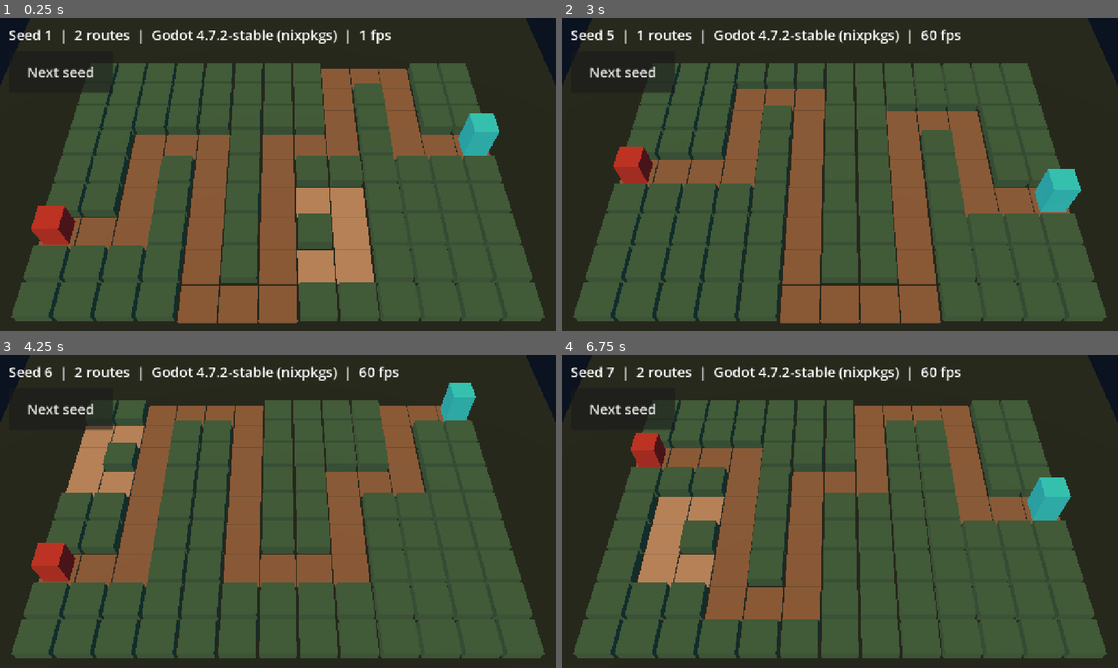
Above: before the commit, frames 1-4 (two rows, left to right).
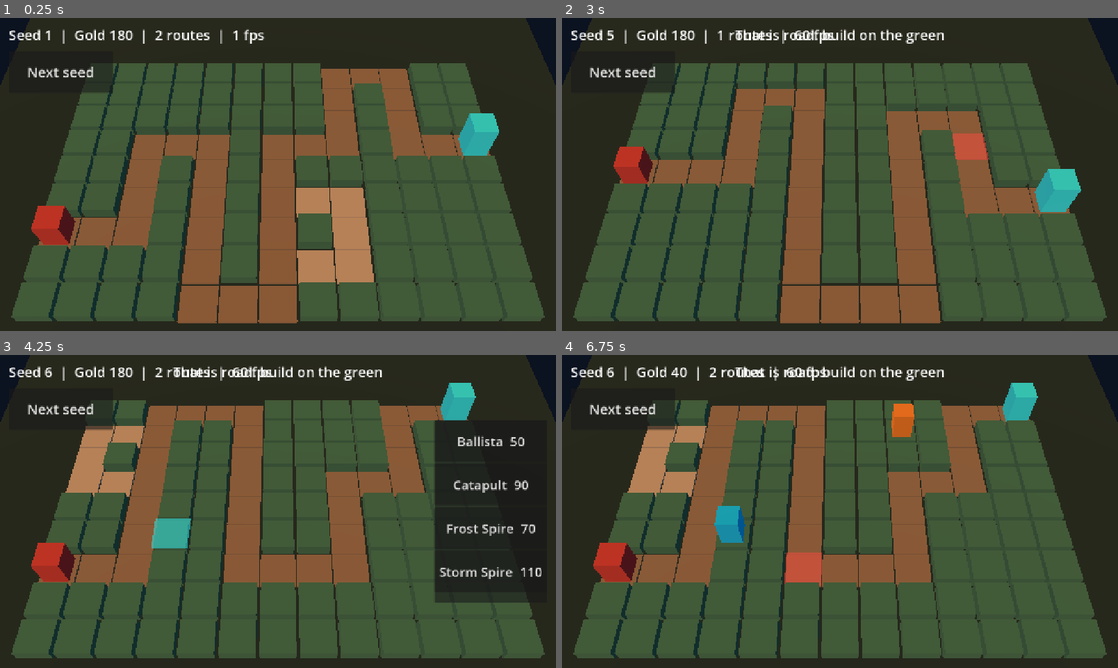
Above: after the commit, the same moments.

Repository: juanpalopez/psychic-bassoon
Game: Godot game, scene res://main.tscn
The game is run twice, just before and just after one commit, with the same random seed, the same clock (stepped at 60 frames per second) and the same inputs.
Inputs (mouse positions are in pixels of both pictures, inside the frame that each line leads up to):
- Up to frame 1 (0.25 s): no input
- Up to frame 2 (3 s): click "Next seed" at 0.5 s; click "Next seed" at 1.25 s; click "Next seed" at 2 s; tap Enter at 2.75 s; move the mouse to (962, 158) at 2.77 s; hold Shift from 2.78 s (still down); click (962, 158) at 2.92 s
- Up to frame 3 (4.25 s): release Shift at 3.5 s; tap Space at 3.5 s; drag from (166, 527) to (250, 574) at 3.52 s
- Up to frame 4 (6.75 s): click (1051, 442) at 4.25 s, where only the run after the commit has a clickable "Ballista 50"; move the mouse to (895, 442) at 5.02 s; tap Ctrl at 5.1 s; click (895, 442) at 5.17 s; click (1051, 483) at 5.75 s, where only the run after the commit has a clickable "Catapult 90"; tap Enter at 6.5 s; drag from (812, 574) to (673, 464) at 6.52 s

The runs differ from the first frame. In frame 1, 1.0% of the frame differs, in the area x 13-71%, y 3-9%; in frame 2, 1.7%; in frame 3, 8.9%; in frame 4, 26%, in the area x 5-92%, y 3-86%.

Commit message:
feat(render): tap a cell, highlight it and build a tower
A ray from the camera onto the ground picks the cell (BoardSpace
world_to_cell and ground_hit, CellPicker), a highlight marks it, and a
free plot opens a build menu with one button per tower. Choosing sends
Command.build through Game.submit; the game ticks at 30 Hz through the
clock, towers show as greybox markers, gold shows on screen, and a
refused command shows its reason.

Refs #160

Co-Authored-By: Claude Sonnet 5.5 <noreply@anthropic.com>

Diff:
--- a/godot/main.gd
+++ b/godot/main.gd
@@ -1,35 +1,124 @@
-## The greybox scene (Phase 5, step A1): the real map on flat tiles.
+## The greybox scene (Phase 5, steps A1 and A2): the real map, and building on it.
 ##
-## Tap "Next seed" to look at another map; on the web, open the page with
-## `?seed=42` to start on a given seed. It only reads the map: no game logic
-## lives here, and render code never touches the sim's state.
+## It owns one game (`Game.create`), ticks it at 30 Hz through the clock, turns a
+## tap into a board cell, and sends build commands with `Game.submit`. It only
+## reads the game's state and its events; it never changes them directly.
+##
+## Tap "Next seed" to look at another map (a new game); on the web, open the
+## page with `?seed=42` to start on a given seed.
 extends Node3D
 
+const MESSAGE_SECONDS := 2.0
+const FREE_COLOUR := Color(0.2, 0.9, 0.9, 0.55)
+const BLOCKED_COLOUR := Color(0.95, 0.3, 0.25, 0.55)
+const GAME_SPEED := 1
+
+var _game: GameState
+var _clock := Clock.new()
+var _selected := BoardSpace.NO_CELL
+var _message_left := 0.0
+
 @onready var _board: Board = $Board
+@onready var _camera: Camera3D = ($CameraRig as CameraRig).camera()
+@onready var _highlight: CellHighlight = $Highlight
+@onready var _towers: TowersView = $Towers
 @onready var _info: Label = $Hud/Info
+@onready var _message: Label = $Hud/Message
+@onready var _menu: BuildMenu = $Hud/BuildMenu
 @onready var _next_seed: Button = $Hud/NextSeed
 
 
 func _ready() -> void:
 	var from_url: Variant = _seed_from_url()
-	if from_url is int:
-		_board.map_seed = from_url
-	_next_seed.pressed.connect(func() -> void: _board.map_seed += 1)
+	_start(from_url if from_url is int else _board.map_seed)
+	_next_seed.pressed.connect(func() -> void: _start(_game.seed + 1))
+	_menu.tower_chosen.connect(_on_tower_chosen)
 	# the browser smoke test waits for this flag
 	if OS.has_feature("web"):
 		JavaScriptBridge.eval("window.scraplineReady = true")
 
 
-func _process(_delta: float) -> void:
+func _process(delta: float) -> void:
+	Frame.step(_game, _clock, delta, GAME_SPEED, Callable(), _after_tick)
+	_towers.sync(_game.towers)
+	_menu.set_gold(_game.gold)
+	_message_left = maxf(0.0, _message_left - delta)
+	_message.visible = _message_left > 0.0
 	_info.text = (
-		"Seed %d  |  %d routes  |  Godot %s  |  %d fps"
-		% [
-			_board.map_seed,
-			_board.map.routes.size(),
-			Engine.get_version_info().string,
-			Engine.get_frames_per_second(),
-		]
+		"Seed %d  |  Gold %d  |  %d routes  |  %d fps"
+		% [_game.seed, _game.gold, _game.map.routes.size(), Engine.get_frames_per_second()]
 	)
+
+
+func _unhandled_input(event: InputEvent) -> void:
+	if event is InputEventMouseButton and event.pressed and event.button_index == MOUSE_BUTTON_LEFT:
+		select_cell(CellPicker.cell_at(_camera, event.position))
+
+
+## The game being played (read it; change it only with commands).
+func game() -> GameState:
+	return _game
+
+
+## The selected cell, or `BoardSpace.NO_CELL`.
+func selected_cell() -> Vector2i:
+	return _selected
+
+
+## Selects a cell: highlights it and, for a free plot, opens the build menu.
+## `BoardSpace.NO_CELL` clears the selection.
+func select_cell(cell: Vector2i) -> void:
+	_selected = cell
+	_menu.close()
+	if cell == BoardSpace.NO_CELL:
+		_highlight.hide_cell()
+		return
+	var height := _board.surface_height(cell)
+	if _game.map.tiles[cell.y][cell.x] == GameMap.Tile.ROAD:
+		_highlight.show_cell(cell, height, BLOCKED_COLOUR)
+		_show_message("That is road: build on the green")
+		return
+	var tower := _tower_on(cell)
+	if tower != null:
+		_highlight.show_cell(cell, height, BLOCKED_COLOUR)
+		_show_message("%s here" % tower.type)
+		return
+	_highlight.show_cell(cell, height, FREE_COLOUR)
+	_menu.open_for(cell, _game.gold)
+
+
+## Starts a fresh game on a map seed.
+func _start(map_seed: int) -> void:
+	_board.map_seed = map_seed
+	_game = Game.create(map_seed)
+	_clock = Clock.new()
+	select_cell(BoardSpace.NO_CELL)
+	_towers.sync(_game.towers)
+
+
+func _tower_on(cell: Vector2i) -> Tower:
+	for tower in _game.towers:
+		if tower.col == cell.x and tower.row == cell.y:
+			return tower
+	return null
+
+
+func _on_tower_chosen(tower: String) -> void:
+	Game.submit(_game, Command.build(tower, _selected.x, _selected.y))
+	select_cell(BoardSpace.NO_CELL)
+
+
+## Reads what the tick reported: a refused command becomes a short message.
+func _after_tick(game: GameState) -> void:
+	for event in game.events:
+		if event.kind == GameEvent.Kind.COMMAND_REJECTED:
+			_show_message(RejectText.of(event.reason))
+
+
+func _show_message(text: String) -> void:
+	_message.text = text
+	_message_left = MESSAGE_SECONDS
+	_message.visible = true
 
 
 ## The `seed` query parameter of the page as an int, or null when there is none
--- a/godot/main.tscn
+++ b/godot/main.tscn
@@ -1,8 +1,11 @@
-[gd_scene load_steps=5 format=3]
+[gd_scene load_steps=8 format=3]
 
 [ext_resource type="Script" path="res://main.gd" id="1_main"]
 [ext_resource type="Script" path="res://render/board.gd" id="2_board"]
 [ext_resource type="Script" path="res://render/camera_rig.gd" id="3_rig"]
+[ext_resource type="Script" path="res://render/cell_highlight.gd" id="4_highlight"]
+[ext_resource type="Script" path="res://render/towers_view.gd" id="5_towers"]
+[ext_resource type="Script" path="res://ui/build_menu.gd" id="6_menu"]
 
 [sub_resource type="Environment" id="Environment_dusk"]
 background_mode = 1
@@ -28,6 +31,12 @@
 [node name="CameraRig" type="Node3D" parent="."]
 script = ExtResource("3_rig")
 
+[node name="Highlight" type="Node3D" parent="."]
+script = ExtResource("4_highlight")
+
+[node name="Towers" type="Node3D" parent="."]
+script = ExtResource("5_towers")
+
 [node name="Hud" type="CanvasLayer" parent="."]
 
 [node name="Info" type="Label" parent="Hud"]
@@ -45,3 +54,28 @@
 offset_bottom = 172.0
 theme_override_font_sizes/font_size = 32
 text = "Next seed"
+
+[node name="Message" type="Label" parent="Hud"]
+visible = false
+anchor_left = 0.5
+anchor_right = 0.5
+offset_left = -400.0
+offset_top = 16.0
+offset_right = 400.0
+offset_bottom = 64.0
+grow_horizontal = 2
+theme_override_font_sizes/font_size = 32
+horizontal_alignment = 1
+
+[node name="BuildMenu" type="PanelContainer" parent="Hud"]
+anchor_left = 1.0
+anchor_top = 0.5
+anchor_right = 1.0
+anchor_bottom = 0.5
+offset_left = -280.0
+offset_top = -210.0
+offset_right = -20.0
+offset_bottom = 210.0
+grow_horizontal = 0
+grow_vertical = 2
+script = ExtResource("6_menu")
--- a/godot/render/board.gd
+++ b/godot/render/board.gd
@@ -50,6 +50,13 @@
 	_add_ground()
 	_add_tiles()
 	_add_markers()
+
+
+## The height of the tile on a cell: a plot stands taller than the road.
+func surface_height(cell: Vector2i) -> float:
+	if map != null and map.tiles[cell.y][cell.x] == GameMap.Tile.ROAD:
+		return ROAD_SIZE.y
+	return PLOT_SIZE.y
 
 
 func _add_ground() -> void:
--- a/godot/render/board_space.gd
+++ b/godot/render/board_space.gd
@@ -13,6 +13,9 @@
 extends RefCounted
 
 const RULES := preload("res://content/map_rules.gd")
+
+## What `world_to_cell` and the cell picker return for a point off the board.
+const NO_CELL := Vector2i(-1, -1)
 
 
 ## The centre of a cell, on the ground.
@@ -39,3 +42,24 @@
 		Vector3(half.x, 0.0, half.y),
 		Vector3(-half.x, 0.0, half.y),
 	]
+
+
+## The cell under a point on the ground, or `NO_CELL` when it is off the board.
+## The inverse of `cell_to_world` (any point inside a cell gives that cell).
+static func world_to_cell(point: Vector3) -> Vector2i:
+	var row := int(floor(point.x + float(RULES.GRID_ROWS) / 2.0))
+	var col := int(floor(float(RULES.GRID_COLS) / 2.0 - point.z))
+	if row < 0 or row >= RULES.GRID_ROWS or col < 0 or col >= RULES.GRID_COLS:
+		return NO_CELL
+	return Vector2i(col, row)
+
+
+## Where a ray meets the ground plane (y = 0), or null when it points up or
+## along the ground, or the ground is behind it.
+static func ground_hit(origin: Vector3, direction: Vector3) -> Variant:
+	if direction.y >= -1e-9:
+		return null
+	var distance := -origin.y / direction.y
+	if distance < 0.0:
+		return null
+	return origin + direction * distance
--- a/godot/render/camera_rig.gd
+++ b/godot/render/camera_rig.gd
@@ -42,12 +42,18 @@
 	return distance
 
 
+## The camera this rig places.
+func camera() -> Camera3D:
+	if _camera == null:
+		_camera = Camera3D.new()
+		add_child(_camera)
+	return _camera
+
+
 ## Places the camera for a screen of this aspect ratio.
 func frame(aspect: float) -> void:
 	aspect = maxf(aspect, MIN_ASPECT)
-	if _camera == null:
-		_camera = Camera3D.new()
-		add_child(_camera)
+	camera()
 	var pitch := deg_to_rad(pitch_degrees)
 	var distance := fit_distance(BoardSpace.corners(), pitch_degrees, fov_degrees, aspect, margin)
 	_camera.fov = fov_degrees
--- /dev/null
+++ b/godot/render/cell_highlight.gd
@@ -0,0 +1,34 @@
+## A flat, see-through square laid over the selected cell.
+class_name CellHighlight
+extends Node3D
+
+const SIZE := Vector3(1.0, 0.04, 1.0)
+const LIFT := 0.03
+
+var _mesh: MeshInstance3D
+var _material: StandardMaterial3D
+
+
+func _init() -> void:
+	visible = false
+	_mesh = MeshInstance3D.new()
+	var box := BoxMesh.new()
+	box.size = SIZE
+	_mesh.mesh = box
+	_material = StandardMaterial3D.new()
+	_material.transparency = BaseMaterial3D.TRANSPARENCY_ALPHA
+	_material.shading_mode = BaseMaterial3D.SHADING_MODE_UNSHADED
+	_mesh.material_override = _material
+	add_child(_mesh)
+
+
+## Shows the square on `cell`, resting on a tile `height` tall.
+func show_cell(cell: Vector2i, height: float, colour: Color) -> void:
+	var at := BoardSpace.cell_to_world(cell.x, cell.y)
+	position = Vector3(at.x, height + LIFT, at.z)
+	_material.albedo_color = colour
+	visible = true
+
+
+func hide_cell() -> void:
+	visible = false
--- /dev/null
+++ b/godot/render/cell_picker.gd
@@ -0,0 +1,15 @@
+## Turns a tap on the screen into a board cell: a ray from the camera through
+## the tapped pixel, cut with the ground plane, then `BoardSpace.world_to_cell`.
+class_name CellPicker
+extends RefCounted
+
+
+## The cell under `screen_position`, or `BoardSpace.NO_CELL` when the ray
+## misses the ground or lands off the board.
+static func cell_at(camera: Camera3D, screen_position: Vector2) -> Vector2i:
+	var origin := camera.project_ray_origin(screen_position)
+	var direction := camera.project_ray_normal(screen_position)
+	var hit: Variant = BoardSpace.ground_hit(origin, direction)
+	if hit == null:
+		return BoardSpace.NO_CELL
+	return BoardSpace.world_to_cell(hit as Vector3)
--- /dev/null
+++ b/godot/render/towers_view.gd
@@ -0,0 +1,49 @@
+## Greybox markers for the towers in the game state: a box on each tower's
+## cell, taller with each level, coloured by type. It only reads the towers; the
+## real tower scenes arrive in step A4.
+class_name TowersView
+extends Node3D
+
+const FOOT := 0.6
+const BASE_HEIGHT := 0.9
+const HEIGHT_PER_LEVEL := 0.35
+const PLOT_TOP := 0.35
+const COLOURS := {
+	"ballista": Color("00bcd4"),
+	"catapult": Color("e67e22"),
+	"frostSpire": Color("8e44ad"),
+	"stormSpire": Color("f1c40f"),
+}
+const FALLBACK_COLOUR := Color("cccccc")
+
+var _key := ""
+
+
+## Draws one marker per tower. It rebuilds only when a tower was added, sold or
+## upgraded since the last call, so calling it every frame is cheap.
+func sync(towers: Array[Tower]) -> void:
+	var key := ""
+	for tower in towers:
+		key += "%d:%s:%d:%d:%d;" % [tower.id, tower.type, tower.level, tower.col, tower.row]
+	if key == _key:
+		return
+	_key = key
+	for child in get_children():
+		remove_child(child)
+		child.queue_free()
+	for tower in towers:
+		add_child(_marker(tower))
+
+
+func _marker(tower: Tower) -> MeshInstance3D:
+	var height := BASE_HEIGHT + HEIGHT_PER_LEVEL * float(tower.level)
+	var marker := MeshInstance3D.new()
+	var box := BoxMesh.new()
+	box.size = Vector3(FOOT, height, FOOT)
+	marker.mesh = box
+	var at := BoardSpace.cell_to_world(tower.col, tower.row)
+	marker.position = Vector3(at.x, PLOT_TOP + height / 2.0, at.z)
+	var material := StandardMaterial3D.new()
+	material.albedo_color = COLOURS.get(tower.type, FALLBACK_COLOUR)
+	marker.material_override = material
+	return marker
--- a/godot/tests/render/test_board_space.gd
+++ b/godot/tests/render/test_board_space.gd
@@ -60,3 +60,44 @@
 		assert_almost_eq(absf(corner.x), float(RULES.GRID_ROWS) / 2.0, 1e-9)
 		assert_almost_eq(absf(corner.z), float(RULES.GRID_COLS) / 2.0, 1e-9)
 		assert_eq(corner.y, 0.0)
+
+
+func test_world_to_cell_inverts_cell_to_world_for_every_cell() -> void:
+	for row in RULES.GRID_ROWS:
+		for col in RULES.GRID_COLS:
+			var centre := BoardSpace.cell_to_world(col, row)
+			assert_eq(BoardSpace.world_to_cell(centre), Vector2i(col, row))
+			# anywhere inside the cell is the same cell
+			assert_eq(
+				BoardSpace.world_to_cell(centre + Vector3(0.49, 0.0, -0.49)), Vector2i(col, row)
+			)
+			assert_eq(
+				BoardSpace.world_to_cell(centre + Vector3(-0.49, 0.0, 0.49)), Vector2i(col, row)
+			)
+
+
+func test_a_point_off_the_board_is_no_cell() -> void:
+	var half := BoardSpace.size() / 2.0
+	for point in [
+		Vector3(-half.x - 0.01, 0.0, 0.0),
+		Vector3(half.x + 0.01, 0.0, 0.0),
+		Vector3(0.0, 0.0, half.y + 0.01),
+		Vector3(0.0, 0.0, -half.y - 0.01),
+	]:
+		assert_eq(BoardSpace.world_to_cell(point), BoardSpace.NO_CELL, str(point))
+
+
+func test_a_ray_that_points_down_hits_the_ground() -> void:
+	var hit: Variant = BoardSpace.ground_hit(Vector3(1.0, 10.0, 2.0), Vector3(0.0, -1.0, 0.0))
+	assert_not_null(hit)
+	assert_eq(hit, Vector3(1.0, 0.0, 2.0))
+	var slanted: Variant = BoardSpace.ground_hit(Vector3(0.0, 4.0, 0.0), Vector3(0.0, -1.0, -1.0))
+	assert_almost_eq((slanted as Vector3).z, -4.0, 1e-9)
+	assert_eq((slanted as Vector3).y, 0.0)
+
+
+func test_a_ray_that_points_up_or_along_the_ground_misses() -> void:
+	assert_null(BoardSpace.ground_hit(Vector3(0.0, 5.0, 0.0), Vector3(0.0, 1.0, 0.0)))
+	assert_null(BoardSpace.ground_hit(Vector3(0.0, 5.0, 0.0), Vector3(1.0, 0.0, 0.0)))
+	# a ray that starts below the ground and points down is behind it
+	assert_null(BoardSpace.ground_hit(Vector3(0.0, -1.0, 0.0), Vector3(0.0, -1.0, 0.0)))
--- /dev/null
+++ b/godot/tests/render/test_cell_picker.gd
@@ -0,0 +1,37 @@
+## A tap on the screen becomes a board cell, through the real camera.
+extends GutTest
+
+const RULES := preload("res://content/map_rules.gd")
+
+
+func _rig() -> CameraRig:
+	var rig := CameraRig.new()
+	add_child_autofree(rig)
+	rig.frame(16.0 / 9.0)
+	return rig
+
+
+func test_tapping_the_screen_point_of_a_cell_centre_picks_that_cell() -> void:
+	var camera := _rig().camera()
+	for row in RULES.GRID_ROWS:
+		for col in RULES.GRID_COLS:
+			var screen := camera.unproject_position(BoardSpace.cell_to_world(col, row))
+			assert_eq(CellPicker.cell_at(camera, screen), Vector2i(col, row), "%d,%d" % [col, row])
+
+
+func test_tapping_far_outside_the_board_picks_nothing() -> void:
+	var camera := _rig().camera()
+	assert_eq(CellPicker.cell_at(camera, Vector2(-500.0, -500.0)), BoardSpace.NO_CELL)
+
+
+func test_tapping_the_sky_picks_nothing() -> void:
+	# above the horizon the ray never reaches the ground
+	var rig := _rig()
+	var camera := rig.camera()
+	var tilted := Camera3D.new()
+	tilted.fov = 35.0
+	tilted.position = Vector3(0.0, 5.0, 0.0)
+	tilted.rotation = Vector3(deg_to_rad(40.0), 0.0, 0.0)
+	add_child_autofree(tilted)
+	assert_eq(CellPicker.cell_at(tilted, Vector2(576.0, 324.0)), BoardSpace.NO_CELL)
+	assert_not_null(camera)
--- /dev/null
+++ b/godot/tests/render/test_towers_view.gd
@@ -0,0 +1,51 @@
+## Greybox markers for the towers in the game state.
+extends GutTest
+
+
+func _tower(id: int, type: String, col: int, row: int, level: int = 0) -> Tower:
+	var tower := Tower.new()
+	tower.id = id
+	tower.type = type
+	tower.col = col
+	tower.row = row
+	tower.level = level
+	return tower
+
+
+func test_one_marker_per_tower_at_its_cell() -> void:
+	var view := TowersView.new()
+	add_child_autofree(view)
+	view.sync([_tower(0, "ballista", 1, 2), _tower(1, "catapult", 3, 4)] as Array[Tower])
+	assert_eq(view.get_child_count(), 2)
+	var first := view.get_child(0) as Node3D
+	var at := BoardSpace.cell_to_world(1, 2)
+	assert_almost_eq(first.position.x, at.x, 1e-6)
+	assert_almost_eq(first.position.z, at.z, 1e-6)
+
+
+func test_no_towers_means_no_markers() -> void:
+	var view := TowersView.new()
+	add_child_autofree(view)
+	view.sync([_tower(0, "ballista", 1, 2)] as Array[Tower])
+	view.sync([] as Array[Tower])
+	assert_eq(view.get_child_count(), 0)
+
+
+func test_a_higher_level_makes_a_taller_marker() -> void:
+	var view := TowersView.new()
+	add_child_autofree(view)
+	view.sync([_tower(0, "ballista", 1, 2, 0)] as Array[Tower])
+	var low := ((view.get_child(0) as MeshInstance3D).mesh as BoxMesh).size.y
+	view.sync([_tower(0, "ballista", 1, 2, 2)] as Array[Tower])
+	var high := ((view.get_child(0) as MeshInstance3D).mesh as BoxMesh).size.y
+	assert_gt(high, low)
+
+
+func test_syncing_the_same_towers_again_keeps_the_same_nodes() -> void:
+	var view := TowersView.new()
+	add_child_autofree(view)
+	var towers: Array[Tower] = [_tower(0, "ballista", 1, 2)]
+	view.sync(towers)
+	var node := view.get_child(0)
+	view.sync(towers)
+	assert_eq(view.get_child(0), node)
--- a/godot/tests/test_project.gd
+++ b/godot/tests/test_project.gd
@@ -59,3 +59,87 @@
 	var info := Engine.get_version_info()
 	var running := "%d.%d.%d-%s" % [info.major, info.minor, info.patch, info.status]
 	assert_eq(running, pinned)
+
+
+## A tap on a free plot opens the build menu, choosing a tower sends a build
+## command, and after a tick the tower stands there and the gold is spent.
+func test_a_tap_and_a_choice_builds_a_tower() -> void:
+	var main := MAIN_SCENE.instantiate()
+	add_child_autofree(main)
+	await get_tree().process_frame
+	var game: GameState = main.game()
+	var plot := _first_plot(game)
+	main.select_cell(plot)
+	var menu := main.get_node("Hud/BuildMenu") as BuildMenu
+	assert_true(menu.visible)
+	var start_gold := game.gold
+	menu.buttons()[0].pressed.emit()
+	assert_false(menu.visible)
+	main._process(0.05)  # long enough for one 30 Hz tick
+	assert_eq(game.towers.size(), 1)
+	assert_eq(Vector2i(game.towers[0].col, game.towers[0].row), plot)
+	assert_lt(game.gold, start_gold)
+	assert_eq(main.get_node("Towers").get_child_count(), 1)
+	assert_false(
+		(main.get_node("Highlight") as CellHighlight).visible, "selection clears after a build"
+	)
+
+
+func test_a_tap_on_the_road_shows_a_message_and_no_menu() -> void:
+	var main := MAIN_SCENE.instantiate()
+	add_child_autofree(main)
+	await get_tree().process_frame
+	var game: GameState = main.game()
+	main.select_cell(game.map.path[3])
+	assert_false((main.get_node("Hud/BuildMenu") as BuildMenu).visible)
+	assert_ne((main.get_node("Hud/Message") as Label).text, "")
+
+
+func test_a_tap_off_the_board_clears_the_selection() -> void:
+	var main := MAIN_SCENE.instantiate()
+	add_child_autofree(main)
+	await get_tree().process_frame
+	var game: GameState = main.game()
+	main.select_cell(_first_plot(game))
+	main.select_cell(BoardSpace.NO_CELL)
+	assert_false((main.get_node("Hud/BuildMenu") as BuildMenu).visible)
+	assert_false((main.get_node("Highlight") as CellHighlight).visible)
+
+
+func test_building_without_the_gold_shows_the_rejection() -> void:
+	var main := MAIN_SCENE.instantiate()
+	add_child_autofree(main)
+	await get_tree().process_frame
+	var game: GameState = main.game()
+	main.select_cell(_first_plot(game))
+	game.gold = 0
+	# the menu disables the buttons itself, so send the command the way a stale
+	# menu could
+	Game.submit(game, Command.build("ballista", main.selected_cell().x, main.selected_cell().y))
+	main._process(0.05)
+	assert_eq(game.towers.size(), 0)
+	assert_string_contains(
+		(main.get_node("Hud/Message") as Label).text,
+		RejectText.of(GameEvent.RejectReason.NOT_ENOUGH_GOLD)
+	)
+
+
+func test_a_new_seed_starts_a_fresh_game() -> void:
+	var main := MAIN_SCENE.instantiate()
+	add_child_autofree(main)
+	await get_tree().process_frame
+	main.select_cell(_first_plot(main.game()))
+	(main.get_node("Hud/BuildMenu") as BuildMenu).buttons()[0].pressed.emit()
+	main._process(0.05)
+	(main.get_node("Hud/NextSeed") as Button).pressed.emit()
+	assert_eq(main.game().seed, 2)
+	assert_eq(main.game().towers.size(), 0)
+	assert_eq(main.get_node("Towers").get_child_count(), 0)
+
+
+func _first_plot(game: GameState) -> Vector2i:
+	for row in game.map.tiles.size():
+		for col in game.map.tiles[row].size():
+			if game.map.tiles[row][col] == GameMap.Tile.PLOT:
+				return Vector2i(col, row)
+	return BoardSpace.NO_CELL
--- /dev/null
+++ b/godot/tests/ui/test_build_menu.gd
@@ -0,0 +1,63 @@
+## The build menu: one button per tower, with its cost.
+extends GutTest
+
+const TOWERS := preload("res://content/towers.gd")
+
+
+func _menu() -> BuildMenu:
+	var menu := BuildMenu.new()
+	add_child_autofree(menu)
+	return menu
+
+
+func test_one_button_per_tower_with_its_name_and_cost() -> void:
+	var menu := _menu()
+	var buttons := menu.buttons()
+	assert_eq(buttons.size(), TOWERS.TOWER_IDS.size())
+	for i in TOWERS.TOWER_IDS.size():
+		var id: String = TOWERS.TOWER_IDS[i]
+		assert_string_contains(buttons[i].text, TOWERS.DEFS[id].name)
+		assert_string_contains(buttons[i].text, str(TOWERS.DEFS[id].cost[0]))
+
+
+func test_it_is_hidden_until_opened_and_hides_when_closed() -> void:
+	var menu := _menu()
+	assert_false(menu.visible)
+	menu.open_for(Vector2i(1, 1), 1000)
+	assert_true(menu.visible)
+	menu.close()
+	assert_false(menu.visible)
+
+
+func test_a_button_is_disabled_when_the_gold_is_short() -> void:
+	var menu := _menu()
+	menu.open_for(Vector2i(1, 1), 60)
+	var buttons := menu.buttons()
+	for i in TOWERS.TOWER_IDS.size():
+		var cost: int = TOWERS.DEFS[TOWERS.TOWER_IDS[i]].cost[0]
+		assert_eq(buttons[i].disabled, cost > 60, TOWERS.TOWER_IDS[i])
+	menu.set_gold(1000)
+	for button in buttons:
+		assert_false(button.disabled)
+
+
+func test_pressing_a_button_announces_the_tower_and_closes() -> void:
+	var menu := _menu()
+	menu.open_for(Vector2i(2, 3), 1000)
+	watch_signals(menu)
+	menu.buttons()[1].pressed.emit()
+	assert_signal_emitted_with_parameters(menu, "tower_chosen", [TOWERS.TOWER_IDS[1]])
+	assert_false(menu.visible)
+
+
+func test_buttons_are_big_enough_for_a_thumb() -> void:
+	# the project scales its 1280x720 base down to about 0.54 on a phone, and a
+	# tap target must stay at least 44 px
+	var menu := _menu()
+	for button in menu.buttons():
+		assert_gte(button.custom_minimum_size.y * 0.54, 44.0)
+
+
+func test_every_rejection_has_a_message() -> void:
+	for reason in GameEvent.RejectReason.values():
+		assert_ne(RejectText.of(reason), "", str(reason))
--- /dev/null
+++ b/godot/ui/build_menu.gd
@@ -0,0 +1,61 @@
+## A panel with one button per tower: its name and what it costs. It opens for a
+## free plot, greys out what the player cannot afford, and announces the choice;
+## it does not touch the game (the scene turns the choice into a command).
+class_name BuildMenu
+extends PanelContainer
+
+signal tower_chosen(tower: String)
+
+const TOWERS := preload("res://content/towers.gd")
+const BUTTON_SIZE := Vector2(240.0, 96.0)
+const FONT_SIZE := 30
+
+## The plot the menu was opened for.
+var cell := BoardSpace.NO_CELL
+
+var _buttons: Array[Button] = []
+var _gold := 0
+
+
+func _ready() -> void:
+	visible = false
+	var box := VBoxContainer.new()
+	add_child(box)
+	for id in TOWERS.TOWER_IDS:
+		var button := Button.new()
+		var def: Dictionary = TOWERS.DEFS[id]
+		button.text = "%s  %d" % [def.name, def.cost[0]]
+		button.custom_minimum_size = BUTTON_SIZE
+		button.add_theme_font_size_override("font_size", FONT_SIZE)
+		button.pressed.connect(_choose.bind(id))
+		box.add_child(button)
+		_buttons.append(button)
+
+
+## The tower buttons, in the order of `TOWER_IDS`.
+func buttons() -> Array[Button]:
+	return _buttons
+
+
+## Opens the menu for a plot, with the gold the player has now.
+func open_for(plot: Vector2i, gold: int) -> void:
+	cell = plot
+	set_gold(gold)
+	visible = true
+
+
+func close() -> void:
+	visible = false
+
+
+## Greys out the towers that cost more than `gold`.
+func set_gold(gold: int) -> void:
+	_gold = gold
+	for i in _buttons.size():
+		var cost: int = TOWERS.DEFS[TOWERS.TOWER_IDS[i]].cost[0]
+		_buttons[i].disabled = cost > _gold
+
+
+func _choose(id: String) -> void:
+	tower_chosen.emit(id)
+	close()
--- /dev/null
+++ b/godot/ui/reject_text.gd
@@ -0,0 +1,24 @@
+## The words for a command the sim turned down.
+class_name RejectText
+extends RefCounted
+
+
+static func of(reason: GameEvent.RejectReason) -> String:
+	match reason:
+		GameEvent.RejectReason.GAME_OVER:
+			return "The game is over"
+		GameEvent.RejectReason.NOT_A_PLOT:
+			return "You cannot build there"
+		GameEvent.RejectReason.UNKNOWN_TOWER:
+			return "Unknown tower"
+		GameEvent.RejectReason.OCCUPIED:
+			return "That plot is taken"
+		GameEvent.RejectReason.NOT_ENOUGH_GOLD:
+			return "Not enough gold"
+		GameEvent.RejectReason.MAX_LEVEL:
+			return "Already at the top level"
+		GameEvent.RejectReason.NO_SUCH_TOWER:
+			return "No such tower"
+		GameEvent.RejectReason.WAVE_IN_PROGRESS:
+			return "A wave is still coming"
+	return "That did not work"
Not shown, added: godot/render/cell_highlight.gd.uid
Not shown, added: godot/render/cell_picker.gd.uid
Not shown, added: godot/render/towers_view.gd.uid
Not shown, added: godot/tests/render/test_cell_picker.gd.uid
Not shown, added: godot/tests/render/test_towers_view.gd.uid
Not shown, added: godot/tests/ui/test_build_menu.gd.uid
Not shown, added: godot/ui/build_menu.gd.uid
Not shown, added: godot/ui/reject_text.gd.uid
